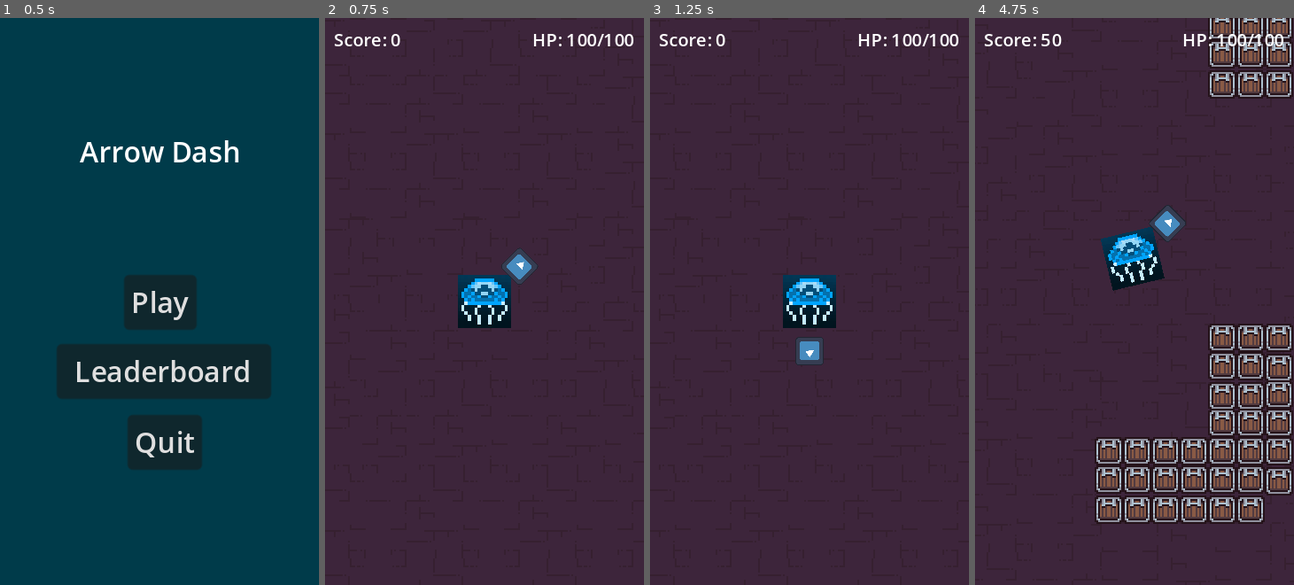
Above: before the commit, frames 1-4 (left to right).
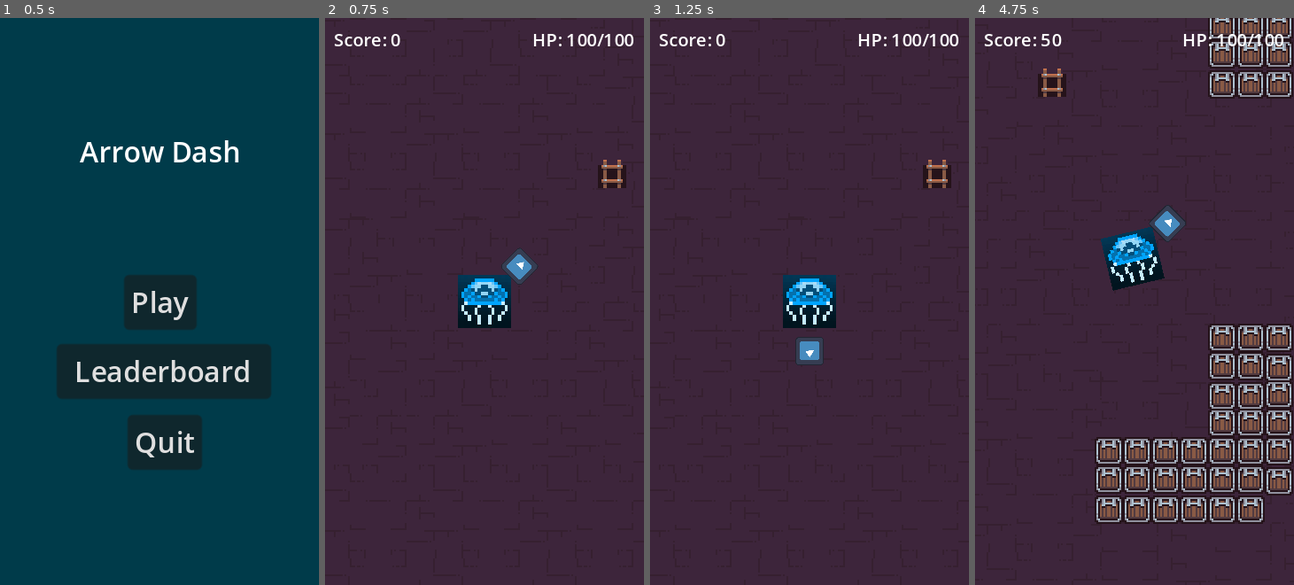
Above: after the commit, the same moments.

Repository: AndresNS/arrow-dash
Game: Godot game, scene res://scenes/screens/main_menu.tscn
The game is run twice, just before and just after one commit, with the same random seed, the same clock (stepped at 60 frames per second) and the same inputs. The engine's default icon, where the game draws it, is replaced by a stand-in: a white triangle on a blue panel in a dark square.
Inputs:
- Up to frame 1 (0.5 s): no input
- Up to frame 2 (0.75 s): click "Play" at 0.5 s
- Up to frame 3 (1.25 s): no input
- Up to frame 4 (4.75 s): tap Enter (ui_accept) at 1.25, 1.52, 2.27, 3.77, 4.52 s

Frame 1 is identical in both runs. In frame 2, 0.4% of the frame differs, in the area x 85-95%, y 25-30%; in frame 3, 0.4%; in frame 4, 0.4%.

Commit message:
Update enemy scenes to fit behaviour and name of sea theme

Diff:
--- /dev/null
+++ b/scenes/attack_range.tscn
@@ -0,0 +1,9 @@
+[gd_scene load_steps=2 format=3 uid="uid://b6ceblgw4g837"]
+
+[sub_resource type="CircleShape2D" id="CircleShape2D_v67a6"]
+radius = 45.0111
+
+[node name="AttackRange" type="Area2D"]
+
+[node name="CollisionShape2D" type="CollisionShape2D" parent="."]
+shape = SubResource("CircleShape2D_v67a6")
--- a/scenes/enemies/arrow_speed_up_enemy.tscn
+++ b/scenes/enemies/enemy_arrow_speed_up.tscn
@@ -1,14 +1,14 @@
 [gd_scene load_steps=4 format=3 uid="uid://cboula6hv87e4"]
 
-[ext_resource type="PackedScene" uid="uid://b68m5pjj7hgl7" path="res://scenes/enemies/enemy.tscn" id="1_eqbsy"]
-[ext_resource type="Script" path="res://scripts/enemies/arrow_speed_up_enemy.gd" id="2_spysw"]
+[ext_resource type="PackedScene" uid="uid://b68m5pjj7hgl7" path="res://scenes/enemies/enemy.tscn" id="1_8rwqp"]
+[ext_resource type="Script" path="res://scripts/enemies/enemy_arrow_speed_up.gd" id="2_hfwyo"]
 
 [sub_resource type="CapsuleShape2D" id="CapsuleShape2D_k0r2i"]
 radius = 5.0
 height = 14.0
 
-[node name="ArrowSpeedUpEnemy" instance=ExtResource("1_eqbsy")]
-script = ExtResource("2_spysw")
+[node name="ArrowSpeedUpEnemy" instance=ExtResource("1_8rwqp")]
+script = ExtResource("2_hfwyo")
 
 [node name="Sprite2D" parent="." index="0"]
 region_rect = Rect2(96, 0, 16, 16)
--- /dev/null
+++ b/scenes/enemies/enemy_crab.tscn
@@ -0,0 +1,31 @@
+[gd_scene load_steps=5 format=3 uid="uid://q73qeupbc4m7"]
+
+[ext_resource type="PackedScene" uid="uid://b68m5pjj7hgl7" path="res://scenes/enemies/enemy.tscn" id="1_jaa0f"]
+[ext_resource type="Script" path="res://scripts/enemies/enemy_crab.gd" id="2_pff31"]
+[ext_resource type="PackedScene" uid="uid://b6ceblgw4g837" path="res://scenes/attack_range.tscn" id="3_0m7ph"]
+
+[sub_resource type="CapsuleShape2D" id="CapsuleShape2D_ld7nf"]
+radius = 4.0
+height = 14.0
+
+[node name="EnemyCrab" instance=ExtResource("1_jaa0f")]
+script = ExtResource("2_pff31")
+
+[node name="Sprite2D" parent="." index="0"]
+region_rect = Rect2(48, 0, 16, 16)
+
+[node name="CollisionShape2D" parent="." index="1"]
+position = Vector2(-1, 0)
+shape = SubResource("CapsuleShape2D_ld7nf")
+
+[node name="AttackRange" parent="." index="2" instance=ExtResource("3_0m7ph")]
+collision_layer = 0
+collision_mask = 2
+
+[node name="AttackTimer" type="Timer" parent="." index="3"]
+
+[connection signal="body_entered" from="AttackRange" to="." method="_on_attack_range_body_entered"]
+[connection signal="body_exited" from="AttackRange" to="." method="_on_attack_range_body_exited"]
+[connection signal="timeout" from="AttackTimer" to="." method="_on_attack_timer_timeout"]
+
+[editable path="AttackRange"]
--- a/scenes/enemies/slowdown_enemy.tscn
+++ b/scenes/enemies/enemy_octopus.tscn
@@ -1,14 +1,14 @@
 [gd_scene load_steps=4 format=3 uid="uid://deow0xcw5f7m6"]
 
-[ext_resource type="PackedScene" uid="uid://b68m5pjj7hgl7" path="res://scenes/enemies/enemy.tscn" id="1_oddck"]
-[ext_resource type="Script" path="res://scripts/enemies/slowdown_enemy.gd" id="2_go1do"]
+[ext_resource type="PackedScene" uid="uid://b68m5pjj7hgl7" path="res://scenes/enemies/enemy.tscn" id="1_rrp6h"]
+[ext_resource type="Script" path="res://scripts/enemies/enemy_octopus.gd" id="2_s137m"]
 
 [sub_resource type="CapsuleShape2D" id="CapsuleShape2D_bc8f1"]
 radius = 4.0
 height = 14.0
 
-[node name="SlowdownEnemy" instance=ExtResource("1_oddck")]
-script = ExtResource("2_go1do")
+[node name="EnemyOctopus" instance=ExtResource("1_rrp6h")]
+script = ExtResource("2_s137m")
 
 [node name="Sprite2D" parent="." index="0"]
 region_rect = Rect2(48, 16, 16, 16)
--- /dev/null
+++ b/scenes/enemies/enemy_pufferfish.tscn
@@ -0,0 +1,7 @@
+[gd_scene load_steps=3 format=3 uid="uid://b875m4hpof2g4"]
+
+[ext_resource type="PackedScene" uid="uid://b68m5pjj7hgl7" path="res://scenes/enemies/enemy.tscn" id="1_11xw5"]
+[ext_resource type="Script" path="res://scripts/enemies/enemy_pufferfish.gd" id="2_n8l3e"]
+
+[node name="EnemyPufferfish" instance=ExtResource("1_11xw5")]
+script = ExtResource("2_n8l3e")
--- /dev/null
+++ b/scenes/enemies/enemy_sea_urchin.tscn
@@ -0,0 +1,19 @@
+[gd_scene load_steps=4 format=3 uid="uid://yjev03krca0x"]
+
+[ext_resource type="Texture2D" uid="uid://db4s47d7v50k4" path="res://assets/sprites/Dungeon_Tileset.png" id="1_qv4i4"]
+[ext_resource type="Script" path="res://scripts/enemies/enemy_sea_urchin.gd" id="2_ck8v5"]
+
+[sub_resource type="RectangleShape2D" id="RectangleShape2D_yccj2"]
+size = Vector2(16, 16)
+
+[node name="EnemySeaUrchin" type="StaticBody2D"]
+collision_mask = 2
+script = ExtResource("2_ck8v5")
+
+[node name="Sprite2D" type="Sprite2D" parent="."]
+texture = ExtResource("1_qv4i4")
+region_enabled = true
+region_rect = Rect2(144, 48, 16, 16)
+
+[node name="CollisionShape2D" type="CollisionShape2D" parent="."]
+shape = SubResource("RectangleShape2D_yccj2")
--- a/scenes/enemies/seeker_enemy.tscn
+++ /dev/null
@@ -1,7 +0,0 @@
-[gd_scene load_steps=3 format=3 uid="uid://b875m4hpof2g4"]
-
-[ext_resource type="PackedScene" uid="uid://b68m5pjj7hgl7" path="res://scenes/enemies/enemy.tscn" id="1_fpxkb"]
-[ext_resource type="Script" path="res://scripts/enemies/seeker_enemy.gd" id="1_hhvu5"]
-
-[node name="Enemy" instance=ExtResource("1_fpxkb")]
-script = ExtResource("1_hhvu5")
--- a/scenes/screens/game.tscn
+++ b/scenes/screens/game.tscn
@@ -6,9 +6,10 @@
 [ext_resource type="Texture2D" uid="uid://db4s47d7v50k4" path="res://assets/sprites/Dungeon_Tileset.png" id="4_4hd6k"]
 [ext_resource type="PackedScene" uid="uid://b5x4q4okmydmv" path="res://scenes/player.tscn" id="5_c2l3n"]
 [ext_resource type="PackedScene" uid="uid://uqqocnpsdqml" path="res://scenes/obstacles/static_obstacle.tscn" id="6_egxbw"]
-[ext_resource type="PackedScene" uid="uid://c25d0qh53i3x1" path="res://scenes/obstacles/animated_obstacle.tscn" id="7_ab0cw"]
 [ext_resource type="PackedScene" uid="uid://dlma48cc08j0t" path="res://scenes/enemies/spawner.tscn" id="8_g0ivq"]
+[ext_resource type="PackedScene" uid="uid://q73qeupbc4m7" path="res://scenes/enemies/enemy_crab.tscn" id="8_rdyda"]
 [ext_resource type="PackedScene" uid="uid://ce4tfefvqoky2" path="res://scenes/pickups/pickup_spawn_zone.tscn" id="9_7lcyf"]
+[ext_resource type="PackedScene" uid="uid://yjev03krca0x" path="res://scenes/enemies/enemy_sea_urchin.tscn" id="9_xybeo"]
 [ext_resource type="PackedScene" uid="uid://ieem2mb64o6p" path="res://scenes/pickups/shield_pickup.tscn" id="10_edqc3"]
 [ext_resource type="PackedScene" uid="uid://b6k0ou3macrn1" path="res://scenes/pickups/boost_pickup.tscn" id="11_8ie6e"]
 [ext_resource type="PackedScene" uid="uid://ot2g15br7sjj" path="res://scenes/pickups/score_multiplier_pickup.tscn" id="12_j37aq"]
@@ -348,7 +349,7 @@
 physics_layer_0/collision_mask = 0
 sources/0 = SubResource("TileSetAtlasSource_e6y4t")
 
-[sub_resource type="Animation" id="Animation_etra5"]
+[sub_resource type="Animation" id="Animation_ggfeb"]
 length = 0.001
 tracks/0/type = "value"
 tracks/0/imported = false
@@ -360,12 +361,11 @@
 "times": PackedFloat32Array(0),
 "transitions": PackedFloat32Array(1),
 "update": 0,
-"values": [Vector2(-288, -184)]
+"values": [Vector2(32, -168)]
 }
 
-[sub_resource type="Animation" id="Animation_wh65y"]
-resource_name = "move"
-length = 4.0
+[sub_resource type="Animation" id="Animation_xnw03"]
+resource_name = "roam"
 loop_mode = 2
 tracks/0/type = "value"
 tracks/0/imported = false
@@ -374,130 +374,16 @@
 tracks/0/interp = 1
 tracks/0/loop_wrap = true
 tracks/0/keys = {
-"times": PackedFloat32Array(0, 4),
+"times": PackedFloat32Array(0, 1),
 "transitions": PackedFloat32Array(1, 1),
 "update": 0,
-"values": [Vector2(496, -184), Vector2(496, 216)]
+"values": [Vector2(32, -168), Vector2(160, -168)]
 }
 
-[sub_resource type="AnimationLibrary" id="AnimationLibrary_pny35"]
+[sub_resource type="AnimationLibrary" id="AnimationLibrary_k7u2b"]
 _data = {
-"RESET": SubResource("Animation_etra5"),
-"move": SubResource("Animation_wh65y")
-}
-
-[sub_resource type="Animation" id="Animation_cbk5d"]
-length = 0.001
-tracks/0/type = "value"
-tracks/0/imported = false
-tracks/0/enabled = true
-tracks/0/path = NodePath(".:position")
-tracks/0/interp = 1
-tracks/0/loop_wrap = true
-tracks/0/keys = {
-"times": PackedFloat32Array(0),
-"transitions": PackedFloat32Array(1),
-"update": 0,
-"values": [Vector2(-288, -192)]
-}
-
-[sub_resource type="Animation" id="Animation_pfy2n"]
-resource_name = "move"
-length = 4.0
-loop_mode = 2
-tracks/0/type = "value"
-tracks/0/imported = false
-tracks/0/enabled = true
-tracks/0/path = NodePath(".:position")
-tracks/0/interp = 1
-tracks/0/loop_wrap = true
-tracks/0/keys = {
-"times": PackedFloat32Array(0, 4),
-"transitions": PackedFloat32Array(1, 1),
-"update": 0,
-"values": [Vector2(-288, -192), Vector2(-288, 216)]
-}
-
-[sub_resource type="AnimationLibrary" id="AnimationLibrary_x8oe5"]
-_data = {
-"RESET": SubResource("Animation_cbk5d"),
-"move": SubResource("Animation_pfy2n")
-}
-
-[sub_resource type="Animation" id="Animation_e8a48"]
-length = 0.001
-tracks/0/type = "value"
-tracks/0/imported = false
-tracks/0/enabled = true
-tracks/0/path = NodePath(".:position")
-tracks/0/interp = 1
-tracks/0/loop_wrap = true
-tracks/0/keys = {
-"times": PackedFloat32Array(0),
-"transitions": PackedFloat32Array(1),
-"update": 0,
-"values": [Vector2(-77, 71)]
-}
-
-[sub_resource type="Animation" id="Animation_gae2g"]
-resource_name = "move"
-length = 4.0
-loop_mode = 2
-tracks/0/type = "value"
-tracks/0/imported = false
-tracks/0/enabled = true
-tracks/0/path = NodePath(".:position")
-tracks/0/interp = 1
-tracks/0/loop_wrap = true
-tracks/0/keys = {
-"times": PackedFloat32Array(0, 4),
-"transitions": PackedFloat32Array(1, 1),
-"update": 0,
-"values": [Vector2(-128, 376), Vector2(352, 376)]
-}
-
-[sub_resource type="AnimationLibrary" id="AnimationLibrary_v4jdq"]
-_data = {
-"RESET": SubResource("Animation_e8a48"),
-"move": SubResource("Animation_gae2g")
-}
-
-[sub_resource type="Animation" id="Animation_r2pub"]
-length = 0.001
-tracks/0/type = "value"
-tracks/0/imported = false
-tracks/0/enabled = true
-tracks/0/path = NodePath(".:position")
-tracks/0/interp = 1
-tracks/0/loop_wrap = true
-tracks/0/keys = {
-"times": PackedFloat32Array(0),
-"transitions": PackedFloat32Array(1),
-"update": 0,
-"values": [Vector2(65, 21)]
-}
-
-[sub_resource type="Animation" id="Animation_411l0"]
-resource_name = "move"
-length = 4.0
-loop_mode = 2
-tracks/0/type = "value"
-tracks/0/imported = false
-tracks/0/enabled = true
-tracks/0/path = NodePath(".:position")
-tracks/0/interp = 1
-tracks/0/loop_wrap = true
-tracks/0/keys = {
-"times": PackedFloat32Array(0, 4),
-"transitions": PackedFloat32Array(1, 1),
-"update": 0,
-"values": [Vector2(-128, -344), Vector2(344, -344)]
-}
-
-[sub_resource type="AnimationLibrary" id="AnimationLibrary_65y1t"]
-_data = {
-"RESET": SubResource("Animation_r2pub"),
-"move": SubResource("Animation_411l0")
+"RESET": SubResource("Animation_ggfeb"),
+"roam": SubResource("Animation_xnw03")
 }
 
 [node name="Game" type="Node2D"]
@@ -994,44 +880,6 @@
 
 [node name="Animated" type="Node" parent="Obstacles"]
 
-[node name="AnimatedObstacle2" parent="Obstacles/Animated" instance=ExtResource("7_ab0cw")]
-position = Vector2(-288, -184)
-rotation = 1.5708
-
-[node name="AnimationPlayer" type="AnimationPlayer" parent="Obstacles/Animated/AnimatedObstacle2"]
-libraries = {
-"": SubResource("AnimationLibrary_pny35")
-}
-autoplay = "move"
-
-[node name="AnimatedObstacle4" parent="Obstacles/Animated" instance=ExtResource("7_ab0cw")]
-position = Vector2(-288, -192)
-rotation = 1.5708
-
-[node name="AnimationPlayer" type="AnimationPlayer" parent="Obstacles/Animated/AnimatedObstacle4"]
-libraries = {
-"": SubResource("AnimationLibrary_x8oe5")
-}
-autoplay = "move"
-
-[node name="AnimatedObstacle" parent="Obstacles/Animated" instance=ExtResource("7_ab0cw")]
-position = Vector2(-77, 71)
-
-[node name="AnimationPlayer" type="AnimationPlayer" parent="Obstacles/Animated/AnimatedObstacle"]
-libraries = {
-"": SubResource("AnimationLibrary_v4jdq")
-}
-autoplay = "move"
-
-[node name="AnimatedObstacle3" parent="Obstacles/Animated" instance=ExtResource("7_ab0cw")]
-position = Vector2(65, 21)
-
-[node name="AnimationPlayer" type="AnimationPlayer" parent="Obstacles/Animated/AnimatedObstacle3"]
-libraries = {
-"": SubResource("AnimationLibrary_65y1t")
-}
-autoplay = "move"
-
 [node name="Enemies" type="Node" parent="."]
 
 [node name="Spawner" parent="Enemies" instance=ExtResource("8_g0ivq")]
@@ -1045,6 +893,18 @@
 
 [node name="Spawner4" parent="Enemies" instance=ExtResource("8_g0ivq")]
 position = Vector2(-408, 496)
+
+[node name="CrabEnemy" parent="Enemies" instance=ExtResource("8_rdyda")]
+position = Vector2(32, -168)
+
+[node name="AnimationPlayer" type="AnimationPlayer" parent="Enemies/CrabEnemy"]
+libraries = {
+"": SubResource("AnimationLibrary_k7u2b")
+}
+autoplay = "roam"
+
+[node name="EnemySeaUrchin" parent="Enemies" instance=ExtResource("9_xybeo")]
+position = Vector2(168, -72)
 
 [node name="Pickups" type="Node" parent="."]
 
--- a/scripts/enemies/enemy.gd
+++ b/scripts/enemies/enemy.gd
@@ -7,13 +7,12 @@
 var points_on_kill: int
 var debuff_type: String
 var debuff_duration: float
+var collision_triggers_attack: bool
+var dies_from_shield: bool = true
 
 func _ready() -> void:
 	game_manager = get_tree().current_scene.get_node("GameManager")
 	player = get_tree().current_scene.get_node("Player")
-
-func _physics_process(_delta: float) -> void:
-	seek_player()
 
 func seek_player() -> void:
 	if (game_manager.current_game_state != game_manager.GameState.PLAYING):
@@ -24,5 +23,8 @@
 		velocity = direction * speed
 		move_and_slide()
 
+func attack() -> void:
+	pass
+
 func self_destruct() -> void:
 	queue_free()
--- a/scripts/enemies/arrow_speed_up_enemy.gd
+++ b/scripts/enemies/enemy_arrow_speed_up.gd
@@ -1,4 +1,4 @@
-class_name ArrowSlowdownEnemy extends Enemy
+class_name EnemyArrowSlowdown extends Enemy
 
 const ARROW_SPEED_UP_FACTOR = 2.5
 
@@ -8,10 +8,17 @@
 	points_on_kill = 10
 	debuff_type = "arrow_speed_up"
 	debuff_duration = 2.0
+	collision_triggers_attack = true
 	super._ready()
 
-func _physics_process(delta: float) -> void:
-	super._physics_process(delta)
+func _physics_process(_delta: float) -> void:
+	seek_player()
+
+func attack() -> void:
+	super.attack()
+	player.take_damage(attack_damage)
+	debuff()
+	self_destruct()
 
 func debuff() -> void:
 	player.apply_debuff(debuff_type, debuff_duration)
--- /dev/null
+++ b/scripts/enemies/enemy_crab.gd
@@ -0,0 +1,45 @@
+class_name EnemyCrab extends Enemy
+
+@onready var attack_timer: Timer = $AttackTimer
+@onready var attack_range: Area2D = $AttackRange
+
+const attack_delay: float = 1.0
+var player_in_range: bool = false
+
+
+func _ready() -> void:
+	speed = 65.0
+	attack_damage = 5
+	points_on_kill = 5
+	collision_triggers_attack = false
+	dies_from_shield = false
+	super._ready()
+
+func attack() -> void:
+	super.attack()
+	# play attack animation once
+	print("attack animation")
+	if (player_in_range && player != null && !player.shield.active):
+		print("deal damage")
+		player.take_damage(attack_damage)
+
+func _on_attack_range_body_entered(body: Node2D) -> void:
+	if (body is Player):
+		player_in_range = true
+		attack_timer.start(attack_delay)
+		#
+		#if (!player.shield.active):
+			#player.take_damage(attack_damage)
+		#
+		#if (player != null && !player.shield.active && enemy.has_method("debuff")):
+			#enemy.call("debuff")
+		#
+		#enemy.self_destruct()
+
+func _on_attack_timer_timeout() -> void:
+	attack()
+
+
+func _on_attack_range_body_exited(_body: Node2D) -> void:
+	player_in_range = false
+	attack_timer.stop()
--- a/scripts/enemies/slowdown_enemy.gd
+++ b/scripts/enemies/enemy_octopus.gd
@@ -1,4 +1,4 @@
-class_name SlowdownEnemy extends Enemy
+class_name EnemyOctopus extends Enemy
 
 const SLOW_FACTOR = 0.5
 
@@ -8,11 +8,19 @@
 	points_on_kill = 10
 	debuff_type = "slow_down"
 	debuff_duration = 2.0
+	collision_triggers_attack = true
 	super._ready()
 
-func _physics_process(delta: float) -> void:
-	super._physics_process(delta)
+func _physics_process(_delta: float) -> void:
+	seek_player()
+
+func attack() -> void:
+	super.attack()
+	player.take_damage(attack_damage)
+	debuff()
+	self_destruct()
 
 func debuff() -> void:
+	# add ink animation to player
 	player.apply_debuff(debuff_type, debuff_duration)
 	player.speed_multiplier = SLOW_FACTOR
--- /dev/null
+++ b/scripts/enemies/enemy_pufferfish.gd
@@ -0,0 +1,18 @@
+class_name EnemyPufferfish extends Enemy
+
+func _ready() -> void:
+	speed = 65.0
+	attack_damage = 5
+	points_on_kill = 5
+	collision_triggers_attack = true
+	super._ready()
+
+func _physics_process(_delta: float) -> void:
+	seek_player()
+
+func attack() -> void:
+	super.attack()
+	# play attack animation once
+	print("attack animation")
+	player.take_damage(attack_damage)
+	self_destruct()
--- /dev/null
+++ b/scripts/enemies/enemy_sea_urchin.gd
@@ -0,0 +1,7 @@
+class_name EnemySeaUrchin extends StaticBody2D
+
+var attack_damage: int = 7
+
+func attack(player: Player) -> void:
+	# play animation
+	player.take_damage(attack_damage)
--- a/scripts/enemies/seeker_enemy.gd
+++ /dev/null
@@ -1,10 +0,0 @@
-class_name SeekerEnemy extends Enemy
-
-func _ready() -> void:
-	speed = 65.0
-	attack_damage = 5
-	points_on_kill = 5
-	super._ready()
-
-func _physics_process(delta: float) -> void:
-	super._physics_process(delta)
--- a/scripts/enemies/spawner.gd
+++ b/scripts/enemies/spawner.gd
@@ -2,28 +2,31 @@
 
 @onready var timer: Timer = $Timer
 
-const SeekerEnemyScene = preload("res://scenes/enemies/seeker_enemy.tscn")
-const SlowdownEnemyScene = preload("res://scenes/enemies/slowdown_enemy.tscn")
-const ArrowSpeedUpEnemyScene = preload("res://scenes/enemies/arrow_speed_up_enemy.tscn")
+const EnemyPufferfishScene = preload("res://scenes/enemies/enemy_pufferfish.tscn")
+const EnemyOctopusScene = preload("res://scenes/enemies/enemy_octopus.tscn")
+const EnemyArrowSpeedUpScene = preload("res://scenes/enemies/enemy_arrow_speed_up.tscn")
 
 @export var spawn_rate: float = 5.0
+@export var active: bool = true
 var game: Game = null
 var enemy_count: int = 1
+
 
 func _ready() -> void:
 	game = get_tree().root.get_node("Game")
 	timer.wait_time = spawn_rate
 
 func _on_timer_timeout() -> void:
-	var enemy: Enemy = null
+	if (active):
+		var enemy: Enemy = null
 
-	if (enemy_count % 5 == 0):
-		enemy = SlowdownEnemyScene.instantiate()
-	elif (enemy_count % 7 == 0):
-		enemy = ArrowSpeedUpEnemyScene.instantiate()
-	else:
-		enemy = SeekerEnemyScene.instantiate()
+		if (enemy_count % 5 == 0):
+			enemy = EnemyOctopusScene.instantiate()
+		elif (enemy_count % 7 == 0):
+			enemy = EnemyArrowSpeedUpScene.instantiate()
+		else:
+			enemy = EnemyPufferfishScene.instantiate()
 
-	enemy.position = position
-	game.add_child(enemy)
-	enemy_count += 1
+		enemy.position = position
+		game.add_child(enemy)
+		enemy_count += 1
--- a/scripts/hurtbox.gd
+++ b/scripts/hurtbox.gd
@@ -6,10 +6,5 @@
 	if(body is Enemy):
 		var enemy : Enemy = body
 
-		if (player != null && !player.shield.active):
-			player.take_damage(enemy.attack_damage)
-
-		if (player != null && !player.shield.active && enemy.has_method("debuff")):
-			enemy.call("debuff")
-
-		enemy.self_destruct()
+		if (player != null && !player.shield.active && enemy.collision_triggers_attack):
+			enemy.attack()
--- a/scripts/player.gd
+++ b/scripts/player.gd
@@ -42,6 +42,9 @@
 	var collision: KinematicCollision2D = move_and_collide((velocity * speed_boost * speed_multiplier) * delta)
 
 	if collision:
+		if (collision.get_collider().has_method("attack")):
+			collision.get_collider().call("attack", self)
+
 		velocity = velocity.bounce(collision.get_normal())
 		player_sprite.rotation = velocity.angle() + PI/2
 
--- a/scripts/shield.gd
+++ b/scripts/shield.gd
@@ -15,9 +15,9 @@
 	if (visible && !active):
 		hide()
 
-
 func _on_body_entered(body: Node2D) -> void:
 	if(active && body is Enemy):
 		var enemy : Enemy = body
-		enemy.self_destruct()
-		game_manager.update_score(enemy.points_on_kill)
+		if (enemy.dies_from_shield):
+			enemy.self_destruct()
+			game_manager.update_score(enemy.points_on_kill)
Not shown: 1 places in scenes/screens/game.tscn that only renumber resources
Not shown, added: CHANGELOG.md
